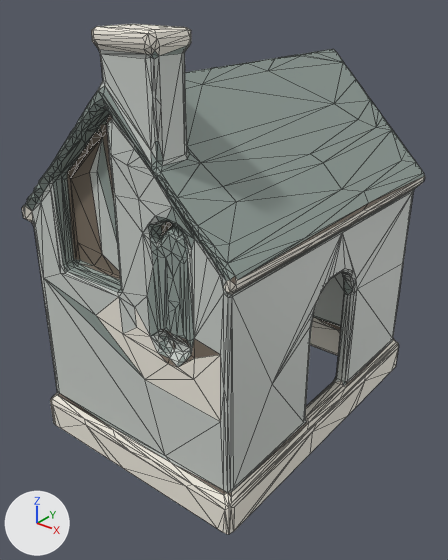
Renders of the glTF model docs/univers/archipeo/batiments/modeles/5e-batiment-salon-de-moustache/final-3000.glb from each side of a commit.
Rendered twice from a camera (50 mm lens) standing at (0.873, -1.162, 1.052) and looking at (0.002, -0.074, 0.378). Arrows for +X, +Y and +Z are at lower left; the lights stay in place. The first picture is the older version. Mesh edges are drawn as thin lines. Vertices at exactly the same position are counted once.

The first picture shows 'geometry_0'.
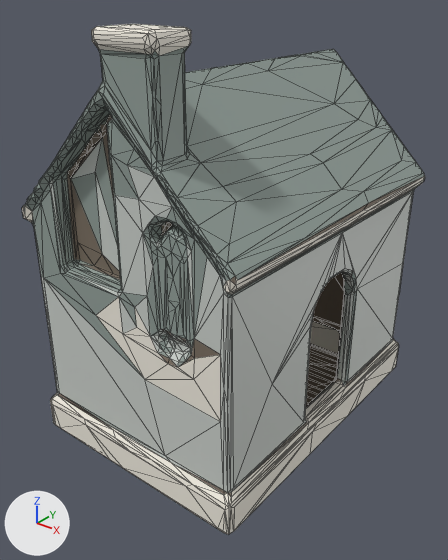
Pixel boxes (x1, y1, x2, y2) of what changed, in the pictures (448 x 560 px; the box of a moved part takes in the faces that stretch with it):
part 1 of me_geometry_0, added
    after: (306, 346, 338, 406)
part 2 of me_geometry_0, moved or reshaped
    both: (31, 39, 229, 329)
part 3 of me_geometry_0, reshaped
    both: (225, 78, 415, 534)
part 4 of me_geometry_0, recoloured
    both: (33, 49, 414, 408)

The change, as a list of edits to the scene's bpy script:
```text
Change me_geometry_0:
    used by ob_geometry_0; location = (0.0, 0.0, 0.0)
    remove me_geometry_0.from_pydata(...)  # 1488 vertices, 2902 faces; spans x -0.303..0.297, y -0.422..0.404, z 0.0..0.98
    add me_geometry_0.from_pydata(...)  # 1519 vertices, 2981 faces; spans x -0.303..0.297, y -0.422..0.404, z 0.0..0.98
    me_geometry_0 part 1: a new loose piece of 50 vertices spanning x -0.251..0.239, y -0.293..0.326, z 0.003, in mat_defaultmaterial
    me_geometry_0 part 2
    22 vertices are removed from x -0.277..0.258, y -0.418..-0.298, z 0.557..0.952
    96 faces are deleted
    11 vertices are added at x -0.274..0.257, y -0.418..-0.298, z 0.557..0.951
    74 new faces join them
    me_geometry_0 part 3
    15 vertices are removed from x -0.254..0.277, y 0.098..0.402, z 0.1..0.836
    75 faces are deleted
    2 vertices move within x 0.291, y -0.418, z 0.0
    7 vertices are added at x -0.254..0.231, y 0.101..0.402, z 0.105..0.835
    128 new faces join them
    me_geometry_0 part 4: 477 kept faces spanning x -0.293..0.282, y -0.418..0.393, z 0.0..0.956 get new vertex colours
```
